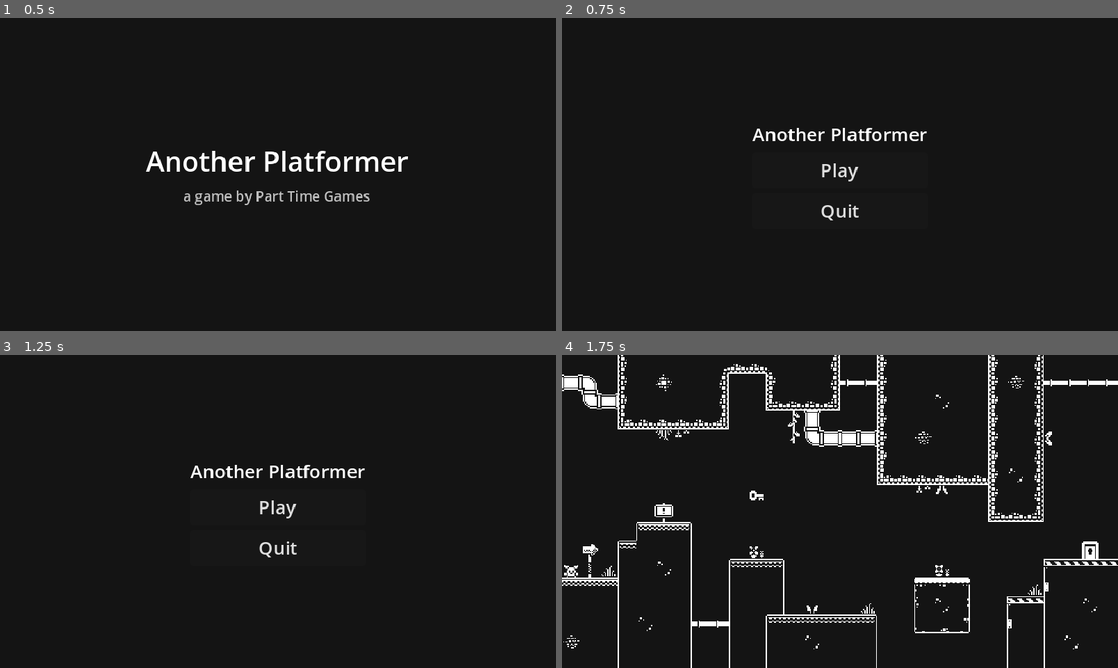
Above: before the commit, frames 1-4 (two rows, left to right).
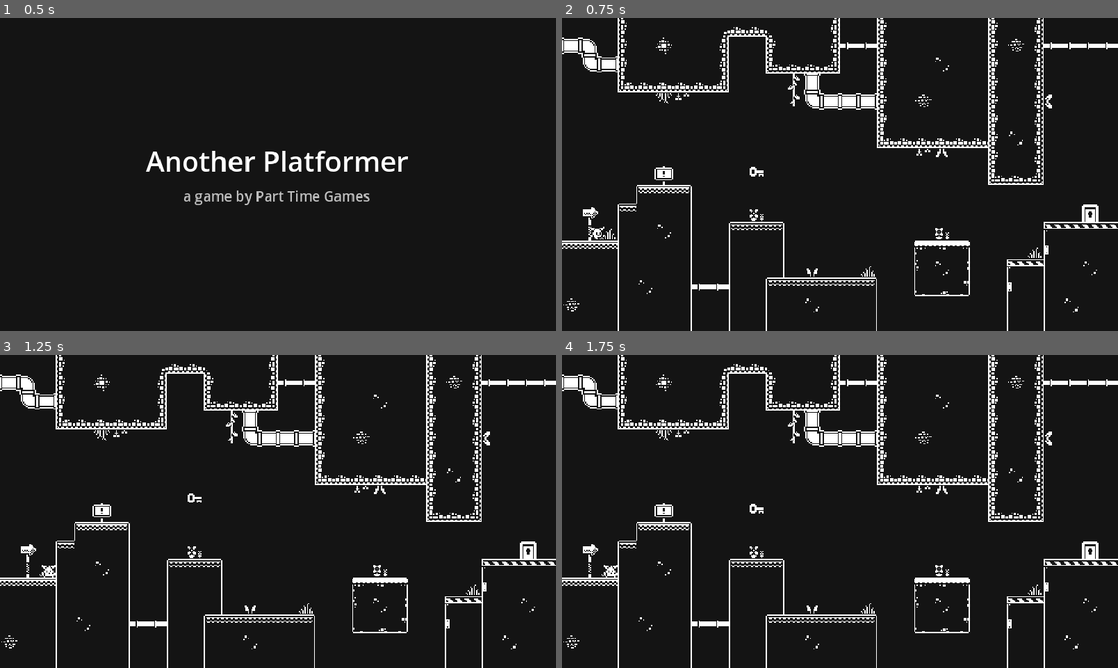
Above: after the commit, the same moments.

Repository: dewald-els/Another-Platformer-in-Godot
Game: Godot game, scene res://scenes/splash_screen/splash_screen.tscn
Same seed, same stepped clock (60 frames per second), same inputs: the game is played once before the commit and once after it.
Inputs (mouse positions are in pixels of both pictures, inside the frame that each line leads up to):
- Up to frame 1 (0.5 s): no input
- Up to frame 2 (0.75 s): tap Enter (confirm) at 0.5 s; hold D (move_right) from 0.53 s (still down); hold Enter (confirm) from 0.53 s (still down)
- Up to frame 3 (1.25 s): keep holding D (move_right); keep holding Enter (confirm); tap Space (jump) at 0.77 s
- Up to frame 4 (1.75 s): release D (move_right) at 1.25 s; release Enter (confirm) at 1.25 s; click (840, 508) at 1.25 s, where only the run before the commit has a clickable "Play"

Frame 1 is identical in both runs. In frame 2, 7.6% of the frame differs, in the area x 0-100%, y 0-100%; in frame 3, 7.6%; in frame 4, 0.2%.

Commit message:
feat: Menu navigation with keys/controller

Diff:
--- a/another_platformer_source/another-platformer/project.godot
+++ b/another_platformer_source/another-platformer/project.godot
@@ -37,6 +37,20 @@
 
 [input]
 
+ui_accept={
+"deadzone": 0.5,
+"events": [Object(InputEventKey,"resource_local_to_scene":false,"resource_name":"","device":0,"window_id":0,"alt_pressed":false,"shift_pressed":false,"ctrl_pressed":false,"meta_pressed":false,"pressed":false,"keycode":4194309,"physical_keycode":0,"key_label":0,"unicode":0,"location":0,"echo":false,"script":null)
+, Object(InputEventKey,"resource_local_to_scene":false,"resource_name":"","device":0,"window_id":0,"alt_pressed":false,"shift_pressed":false,"ctrl_pressed":false,"meta_pressed":false,"pressed":false,"keycode":4194310,"physical_keycode":0,"key_label":0,"unicode":0,"location":0,"echo":false,"script":null)
+, Object(InputEventKey,"resource_local_to_scene":false,"resource_name":"","device":0,"window_id":0,"alt_pressed":false,"shift_pressed":false,"ctrl_pressed":false,"meta_pressed":false,"pressed":false,"keycode":32,"physical_keycode":0,"key_label":0,"unicode":32,"location":0,"echo":false,"script":null)
+, Object(InputEventJoypadButton,"resource_local_to_scene":false,"resource_name":"","device":-1,"button_index":0,"pressure":0.0,"pressed":true,"script":null)
+]
+}
+ui_cancel={
+"deadzone": 0.5,
+"events": [Object(InputEventKey,"resource_local_to_scene":false,"resource_name":"","device":0,"window_id":0,"alt_pressed":false,"shift_pressed":false,"ctrl_pressed":false,"meta_pressed":false,"pressed":false,"keycode":4194305,"physical_keycode":0,"key_label":0,"unicode":0,"location":0,"echo":false,"script":null)
+, Object(InputEventJoypadButton,"resource_local_to_scene":false,"resource_name":"","device":-1,"button_index":1,"pressure":0.0,"pressed":true,"script":null)
+]
+}
 jump={
 "deadzone": 0.5,
 "events": [Object(InputEventKey,"resource_local_to_scene":false,"resource_name":"","device":-1,"window_id":0,"alt_press …(191 unchanged characters)…
--- /dev/null
+++ b/another_platformer_source/another-platformer/scenes/level/levels/008/level_008.gd
@@ -0,0 +1 @@
+extends BaseLevel
--- /dev/null
+++ b/another_platformer_source/another-platformer/scenes/level/levels/008/level_008.tscn
@@ -0,0 +1,7 @@
+[gd_scene load_steps=3 format=3 uid="uid://c5tx7p4yqutfe"]
+
+[ext_resource type="PackedScene" uid="uid://chms2w2ome023" path="res://scenes/level/base_level.tscn" id="1_t8304"]
+[ext_resource type="Script" path="res://scenes/level/levels/008/level_008.gd" id="2_tiosi"]
+
+[node name="Level_008" instance=ExtResource("1_t8304")]
+script = ExtResource("2_tiosi")
--- a/another_platformer_source/another-platformer/scenes/main_menu/main_menu.gd
+++ b/another_platformer_source/another-platformer/scenes/main_menu/main_menu.gd
@@ -1,15 +1,22 @@
 extends CanvasLayer
 
 @onready var play_button: Button = %PlayButton
+@onready var options_button: Button = %OptionsButton
 @onready var quit_button: Button = %QuitButton
 
 # Called when the node enters the scene tree for the first time.
 func _ready() -> void:
 	play_button.pressed.connect(_handle_play_pressed)
+	play_button.grab_focus()
 	quit_button.pressed.connect(_handle_quit_pressed)
+	options_button.pressed.connect(_handle_options_pressed)
 
 func _handle_play_pressed() -> void:
 	SceneManager.load_next_level()
 
 func _handle_quit_pressed() -> void:
 	get_tree().quit()
+
+
+func _handle_options_pressed() -> void:
+	pass
--- a/another_platformer_source/another-platformer/scenes/main_menu/main_menu.tscn
+++ b/another_platformer_source/another-platformer/scenes/main_menu/main_menu.tscn
@@ -1,6 +1,7 @@
-[gd_scene load_steps=2 format=3 uid="uid://dhvsfayyk24d8"]
+[gd_scene load_steps=3 format=3 uid="uid://dhvsfayyk24d8"]
 
 [ext_resource type="Script" path="res://scenes/main_menu/main_menu.gd" id="1_baqe5"]
+[ext_resource type="PackedScene" uid="uid://cwiad2an6cb60" path="res://scenes/ui/button/game_button.tscn" id="2_degby"]
 
 [node name="MainMenu" type="CanvasLayer"]
 script = ExtResource("1_baqe5")
@@ -30,17 +31,40 @@
 offset_bottom = 47.0
 grow_horizontal = 2
 grow_vertical = 2
+theme_override_constants/separation = 32
 
-[node name="Label" type="Label" parent="MarginContainer/Panel/VBoxContainer"]
+[node name="VBoxContainer2" type="VBoxContainer" parent="MarginContainer/Panel/VBoxContainer"]
 layout_mode = 2
+
+[node name="Label" type="Label" parent="MarginContainer/Panel/VBoxContainer/VBoxContainer2"]
+layout_mode = 2
+theme_override_font_sizes/font_size = 32
 text = "Another Platformer"
+horizontal_alignment = 1
 
-[node name="PlayButton" type="Button" parent="MarginContainer/Panel/VBoxContainer"]
+[node name="Label2" type="Label" parent="MarginContainer/Panel/VBoxContainer/VBoxContainer2"]
+layout_mode = 2
+theme_override_font_sizes/font_size = 12
+text = "Run, Jump and well... that's it"
+horizontal_alignment = 1
+
+[node name="VBoxContainer" type="VBoxContainer" parent="MarginContainer/Panel/VBoxContainer"]
+layout_mode = 2
+
+[node name="PlayButton" parent="MarginContainer/Panel/VBoxContainer/VBoxContainer" instance=ExtResource("2_degby")]
 unique_name_in_owner = true
 layout_mode = 2
+size_flags_horizontal = 4
 text = "Play"
 
-[node name="QuitButton" type="Button" parent="MarginContainer/Panel/VBoxContainer"]
+[node name="OptionsButton" parent="MarginContainer/Panel/VBoxContainer/VBoxContainer" instance=ExtResource("2_degby")]
 unique_name_in_owner = true
 layout_mode = 2
+size_flags_horizontal = 4
+text = "Options"
+
+[node name="QuitButton" parent="MarginContainer/Panel/VBoxContainer/VBoxContainer" instance=ExtResource("2_degby")]
+unique_name_in_owner = true
+layout_mode = 2
+size_flags_horizontal = 4
 text = "Quit"
--- /dev/null
+++ b/another_platformer_source/another-platformer/scenes/ui/button/game_button.tscn
@@ -0,0 +1,27 @@
+[gd_scene load_steps=4 format=3 uid="uid://cwiad2an6cb60"]
+
+[sub_resource type="StyleBoxFlat" id="StyleBoxFlat_tuh52"]
+bg_color = Color(1, 1, 1, 1)
+
+[sub_resource type="StyleBoxFlat" id="StyleBoxFlat_1amd6"]
+bg_color = Color(0.93408, 0.93408, 0.93408, 1)
+
+[sub_resource type="StyleBoxFlat" id="StyleBoxFlat_24l1b"]
+bg_color = Color(0, 0, 0, 1)
+border_width_left = 1
+border_width_top = 1
+border_width_right = 1
+border_width_bottom = 1
+
+[node name="GameButton" type="Button"]
+clip_contents = true
+custom_minimum_size = Vector2(96, 32)
+offset_right = 8.0
+offset_bottom = 8.0
+theme_override_colors/font_hover_color = Color(0.0430392, 0.0430392, 0.0430392, 1)
+theme_override_colors/font_focus_color = Color(0, 0, 0, 1)
+theme_override_colors/font_color = Color(1, 1, 1, 1)
+theme_override_styles/focus = SubResource("StyleBoxFlat_tuh52")
+theme_override_styles/hover = SubResource("StyleBoxFlat_1amd6")
+theme_override_styles/normal = SubResource("StyleBoxFlat_24l1b")
+text = "My Button"
